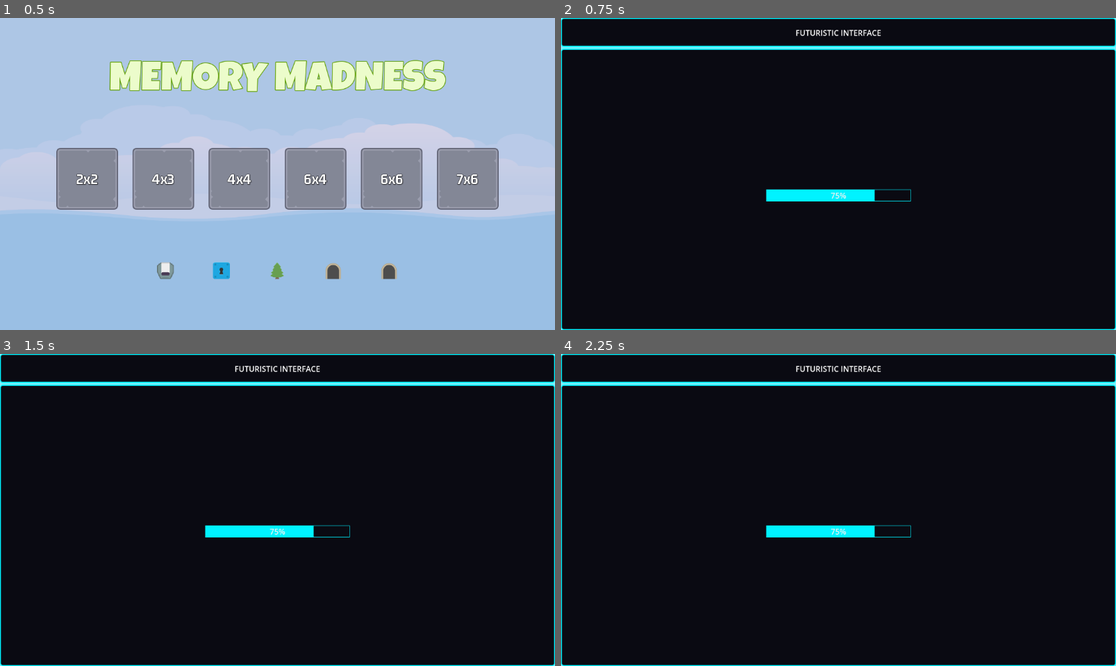
Above: before the commit, frames 1-4 (two rows, left to right).
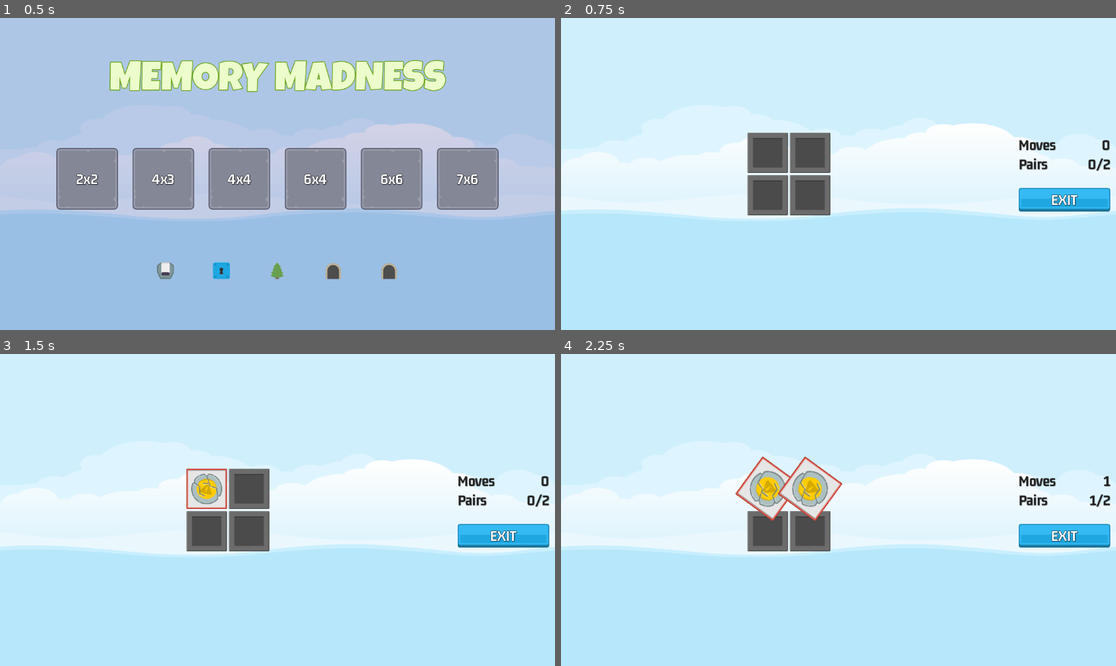
Above: after the commit, the same moments.

Repository: Brady0608/memory_madness
Game: Godot game, scene res://scenes/master/master.tscn
Same seed, same stepped clock (60 frames per second), same inputs: the game is played once before the commit and once after it.
Inputs (mouse positions are in pixels of both pictures, inside the frame that each line leads up to):
- Up to frame 1 (0.5 s): no input
- Up to frame 2 (0.75 s): click "2x2" at 0.5 s
- Up to frame 3 (1.5 s): click (205, 488) at 1.25 s
- Up to frame 4 (2.25 s): click (810, 488) at 2.02 s

Frame 1 is identical in both runs. In frame 2, 100% of the frame differs, in the area x 0-100%, y 0-100%; in frame 3, 100%; in frame 4, 100%.

Commit message:
Complete

Diff:
--- a/game_over_ui/game_over_ui.gd
+++ /dev/null
@@ -1,105 +0,0 @@
-extends Control
-
-# Theme colors
-var neon_blue = Color("#00f3ff")
-var dark_bg = Color("#0a0a12")
-var accent_color = Color("#ff00dd")
-var text_color = Color("#ffffff")
-
-func _ready():
-	# Create theme
-	var theme = Theme.new()
-
-	# Style for panels
-	var panel_style = StyleBoxFlat.new()
-	panel_style.set_bg_color(dark_bg)
-	panel_style.set_border_width_all(2)
-	panel_style.set_border_color(neon_blue)
-	panel_style.set_corner_radius_all(5)
-	panel_style.set_shadow_size(10)
-	panel_style.set_shadow_color(Color(neon_blue.r, neon_blue.g, neon_blue.b, 0.3))
-	theme.set_stylebox("panel", "Panel", panel_style)
-
-	# Style for buttons
-	var button_normal = StyleBoxFlat.new()
-	button_normal.set_bg_color(dark_bg)
-	button_normal.set_border_width_all(2)
-	button_normal.set_border_color(neon_blue)
-	button_normal.set_corner_radius_all(3)
-	theme.set_stylebox("normal", "Button", button_normal)
-
-	var button_hover = button_normal.duplicate()
-	button_hover.set_bg_color(neon_blue.darkened(0.8))
-	theme.set_stylebox("hover", "Button", button_hover)
-
-	var button_pressed = button_normal.duplicate()
-	button_pressed.set_bg_color(neon_blue.darkened(0.6))
-	theme.set_stylebox("pressed", "Button", button_pressed)
-
-	# Style for progress bars
-	var progress_bg = StyleBoxFlat.new()
-	progress_bg.set_bg_color(dark_bg)
-	progress_bg.set_border_width_all(1)
-	progress_bg.set_border_color(neon_blue)
-	theme.set_stylebox("background", "ProgressBar", progress_bg)
-
-	var progress_fill = StyleBoxFlat.new()
-	progress_fill.set_bg_color(neon_blue)
-	theme.set_stylebox("fill", "ProgressBar", progress_fill)
-
-	# Font settings
-	var default_font = ThemeDB.fallback_font
-	theme.set_font_size("font_size", "Label", 16)
-	theme.set_color("font_color", "Label", text_color)
-
-	# Apply theme to the root control
-	self.theme = theme
-
-	# Create the UI after setting the theme
-	create_sample_ui()
-
-# Example UI elements
-func create_sample_ui():
-	# Main container
-	var container = VBoxContainer.new()
-	add_child(container)
-	container.set_anchors_and_offsets_preset(PRESET_FULL_RECT)
-
-	# Header panel
-	var header = Panel.new()
-	container.add_child(header)
-	header.custom_minimum_size = Vector2(0, 60)
-
-	var header_label = Label.new()
-	header.add_child(header_label)
-	header_label.text = "FUTURISTIC INTERFACE"
-	header_label.set_anchors_and_offsets_preset(PRESET_CENTER)
-
-	# Content panel
-	var content = Panel.new()
-	container.add_child(content)
-	content.size_flags_vertical = Control.SIZE_EXPAND_FILL
-
-	# Button container
-	var button_container = HBoxContainer.new()
-	content.add_child(button_container)
-	button_container.set_anchors_and_offsets_preset(PRESET_BOTTOM_RIGHT)
-	button_container.position = Vector2(20, -60)  # Positioned from bottom
-	button_container.custom_minimum_size = Vector2(0, 40)
-
-	# Add buttons
-	var button1 = Button.new()
-	button1.text = "INITIALIZE"
-	button_container.add_child(button1)
-
-	var button2 = Button.new()
-	button2.text = "EXECUTE"
-	button_container.add_child(button2)
-
-	# Progress bar
-	var progress = ProgressBar.new()
-	content.add_child(progress)
-	progress.set_anchors_and_offsets_preset(PRESET_CENTER)
-	progress.position = Vector2(-150, 0)  # Center offset
-	progress.custom_minimum_size = Vector2(300, 20)
-	progress.value = 75
--- a/game_over_ui/game_over_ui.tscn
+++ /dev/null
@@ -1,12 +0,0 @@
-[gd_scene load_steps=2 format=3 uid="uid://dx5db62hy67yw"]
-
-[ext_resource type="Script" path="res://game_over_ui/game_over_ui.gd" id="1_y68kp"]
-
-[node name="GameOverUi" type="Control"]
-layout_mode = 3
-anchors_preset = 15
-anchor_right = 1.0
-anchor_bottom = 1.0
-grow_horizontal = 2
-grow_vertical = 2
-script = ExtResource("1_y68kp")
--- a/scenes/game/game.tscn
+++ b/scenes/game/game.tscn
@@ -6,7 +6,7 @@
 [ext_resource type="Texture2D" uid="uid://yg3tnn0lqs1b" path="res://assets/ui/green_button00.png" id="3_4srgt"]
 [ext_resource type="LabelSettings" uid="uid://bb630qrhxr0ef" path="res://assets/GM_32_White.tres" id="4_42hg0"]
 [ext_resource type="PackedScene" uid="uid://dce5ul6rs7yfy" path="res://scenes/scorer/scorer.tscn" id="6_170oe"]
-[ext_resource type="PackedScene" uid="uid://dx5db62hy67yw" path="res://game_over_ui/game_over_ui.tscn" id="7_lblyr"]
+[ext_resource type="PackedScene" uid="uid://dx5db62hy67yw" path="res://scenes/game_over_ui/game_over_ui.tscn" id="7_lblyr"]
 
 [node name="Game" type="Control"]
 layout_mode = 3
@@ -104,6 +104,7 @@
 [node name="Scorer" parent="." instance=ExtResource("6_170oe")]
 
 [node name="GameOverUi" parent="." instance=ExtResource("7_lblyr")]
+visible = false
 layout_mode = 1
 
 [connection signal="pressed" from="HB/MarginContainer2/VBoxContainer/ExitButton" to="." method="_on_exit_button_pressed"]
--- /dev/null
+++ b/scenes/game_over_ui/game_over_ui.gd
@@ -0,0 +1,15 @@
+extends Control
+@onready var moves_lable: Label = $NinePatchRect/MarginContainer/VBoxContainer/MovesLable
+
+
+# Called when the node enters the scene tree for the first time.
+func _ready() -> void:
+	SignalManager.on_game_over.connect(on_game_over)
+	SignalManager.on_game_exit_pressed.connect(on_game_exit_pressed)
+
+func on_game_over(moves: int) -> void:
+	moves_lable.text = "You took %d moves" % moves
+	show()
+
+func  on_game_exit_pressed() -> void:
+	hide()
--- /dev/null
+++ b/scenes/game_over_ui/game_over_ui.tscn
@@ -0,0 +1,63 @@
+[gd_scene load_steps=5 format=3 uid="uid://dx5db62hy67yw"]
+
+[ext_resource type="Script" path="res://scenes/game_over_ui/game_over_ui.gd" id="1_leh35"]
+[ext_resource type="Texture2D" uid="uid://dr5c7ymq4wmeu" path="res://assets/ui/UIbg.png" id="2_61r01"]
+[ext_resource type="LabelSettings" uid="uid://bb475bkqlpx44" path="res://assets/LG_84_Green.tres" id="3_lxgxm"]
+[ext_resource type="LabelSettings" uid="uid://efdir2vdny11" path="res://assets/GM_32_Dark.tres" id="4_rq62j"]
+
+[node name="GameOverUi" type="Control"]
+layout_mode = 3
+anchors_preset = 15
+anchor_right = 1.0
+anchor_bottom = 1.0
+grow_horizontal = 2
+grow_vertical = 2
+mouse_filter = 2
+script = ExtResource("1_leh35")
+
+[node name="NinePatchRect" type="NinePatchRect" parent="."]
+layout_mode = 1
+anchors_preset = 8
+anchor_left = 0.5
+anchor_top = 0.5
+anchor_right = 0.5
+anchor_bottom = 0.5
+offset_left = -256.0
+offset_top = -192.0
+offset_right = 256.0
+offset_bottom = 192.0
+grow_horizontal = 2
+grow_vertical = 2
+texture = ExtResource("2_61r01")
+patch_margin_left = 10
+patch_margin_top = 10
+patch_margin_right = 10
+patch_margin_bottom = 10
+
+[node name="MarginContainer" type="MarginContainer" parent="NinePatchRect"]
+layout_mode = 1
+anchors_preset = 15
+anchor_right = 1.0
+anchor_bottom = 1.0
+grow_horizontal = 2
+grow_vertical = 2
+
+[node name="VBoxContainer" type="VBoxContainer" parent="NinePatchRect/MarginContainer"]
+layout_mode = 2
+size_flags_horizontal = 4
+size_flags_vertical = 4
+
+[node name="Label" type="Label" parent="NinePatchRect/MarginContainer/VBoxContainer"]
+layout_mode = 2
+text = "YOU WIN"
+label_settings = ExtResource("3_lxgxm")
+horizontal_alignment = 1
+vertical_alignment = 1
+
+[node name="MovesLable" type="Label" parent="NinePatchRect/MarginContainer/VBoxContainer"]
+layout_mode = 2
+text = "test
+"
+label_settings = ExtResource("4_rq62j")
+horizontal_alignment = 1
+vertical_alignment = 1
--- a/scenes/scorer/scorer.gd
+++ b/scenes/scorer/scorer.gd
@@ -37,6 +37,9 @@
 
 	_pairs_made += 1
 
+func  check_game_over() -> void:
+	if _target_pairs == _pairs_made:
+		SignalManager.on_game_over.emit(_moves_made)
 
 func clear_new_game(target_pairs: int) ->void:
 	_selections.clear()
@@ -62,5 +65,5 @@
 		for tile in _selections:
 			tile.reveal_image(false)
 	_selections.clear()
-
+	check_game_over()
 	SignalManager.on_selection_enabled.emit()
Not shown, changed: export_presets.cfg
Not shown, changed: .gitignore
Not shown, changed: release/demo.html
Not shown, changed: release/demo.js
Not shown, changed: release/demo.pck
Not shown, changed: release/demo.wasm
